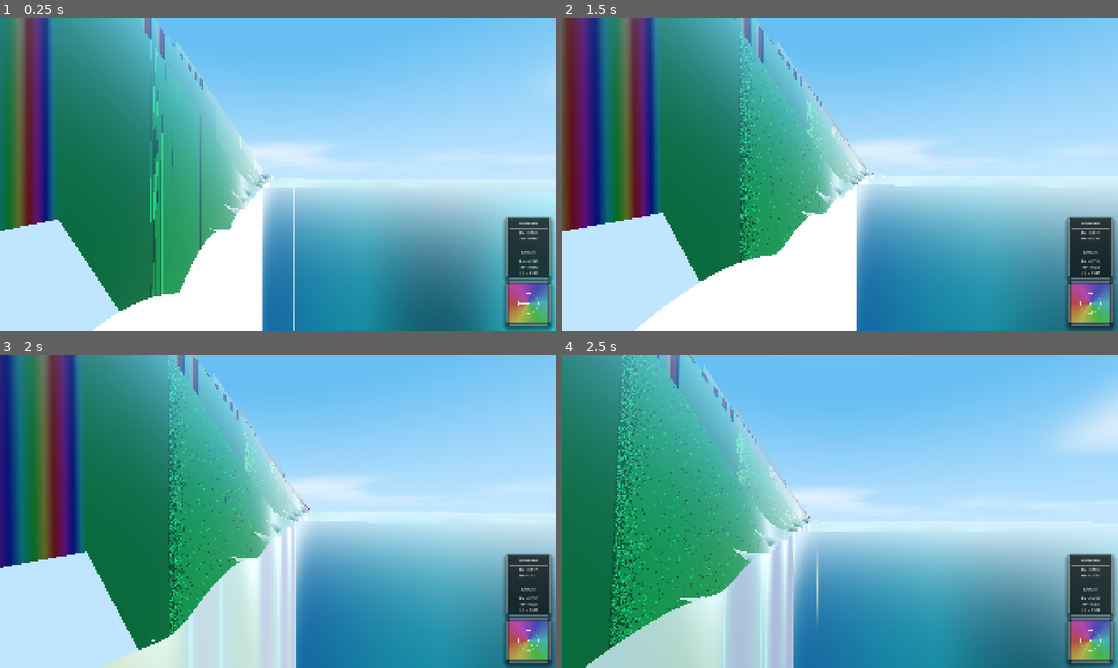
Above: before the commit, frames 1-4 (two rows, left to right).
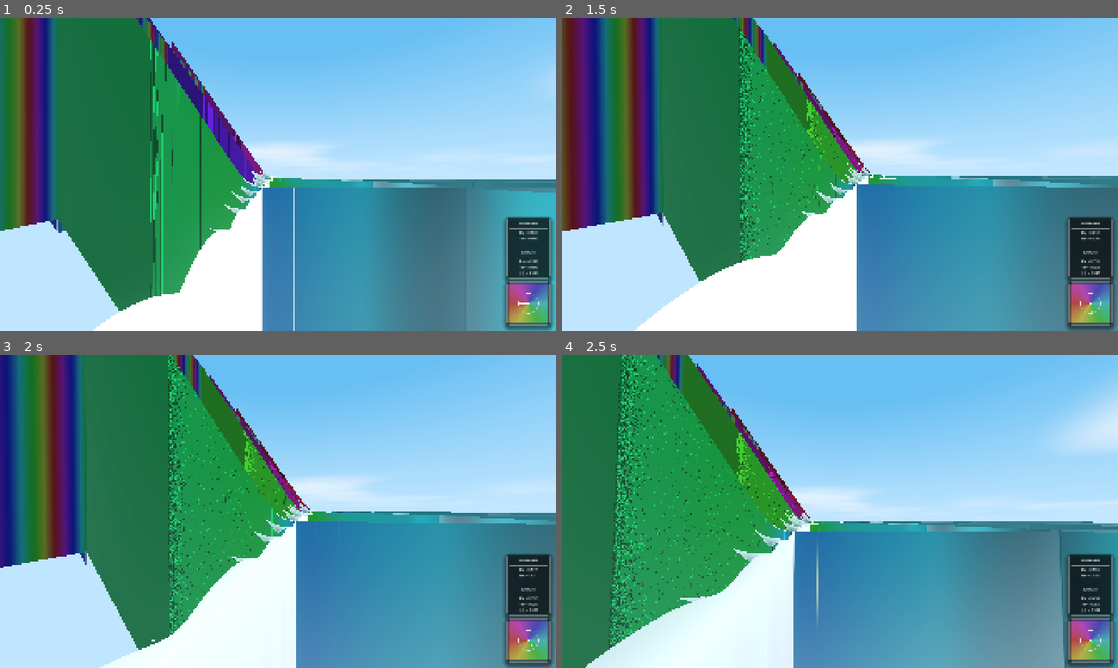
Above: after the commit, the same moments.

Repository: allanino/complex-functions-explorer
Game: Godot game, scene res://scenes/main.tscn
The game is run twice, just before and just after one commit, with the same random seed, the same clock (stepped at 60 frames per second) and the same inputs.
Inputs (mouse positions are in pixels of both pictures, inside the frame that each line leads up to):
- Up to frame 1 (0.25 s): no input
- Up to frame 2 (1.5 s): tap Enter at 0.5 s; move the mouse to (867, 174) at 0.52 s; hold W (move_forward) from 0.53 s (still down); tap G at 0.6 s; tap Space at 0.77 s; move the mouse to (812, 174) at 1.27 s; tap N at 1.35 s
- Up to frame 3 (2 s): keep holding W (move_forward); tap Space at 1.52 s
- Up to frame 4 (2.5 s): keep holding W (move_forward); move the mouse to (851, 505) at 2.02 s; tap C at 2.1 s

The runs differ from the first frame. In frame 1, 35% of the frame differs, in the area x 0-100%, y 0-100%; in frame 2, 31%; in frame 3, 40%; in frame 4, 47%.

Commit message:
Implement terrain LOD skirts with semantic vertex colors
Replaced standard PlaneMesh with a procedural ArrayMesh in the world manager to support vertical skirts at chunk boundaries. Skirts are used to hide gaps between adjacent terrain chunks with different Level of Detail (LOD) settings.

Key changes:
- Procedural mesh generation in `scripts/world_manager.gd` with CCW winding and duplicated perimeter vertices to prevent normal bleeding.
- Semantic vertex color masking: Color.WHITE for terrain, Color.RED for skirt tops, and Color.BLACK for skirt bottoms.
- Selective vertex displacement in `shaders/terrain.gdshader` for skirt bottom vertices.
- Normal calculation branching: terrain uses analytical field derivatives, while skirts use standard mesh normals.
- Expanded chunk AABB to prevent culling of deep skirts.
- Fixed a bug where LOD-specific shader iterations were incorrectly overwritten by the global value.

Co-authored-by: allanino <5325241+allanino@users.noreply.github.com>

Diff:
--- a/scripts/world_manager.gd
+++ b/scripts/world_manager.gd
@@ -196,13 +196,13 @@
 	var grid_to_skirt_bottom = {}
 	var perimeter_indices = []
 
-	# Top edge
+	# Top edge (z=0)
 	for x in range(vert_count): perimeter_indices.append(x)
-	# Right edge
+	# Right edge (x=subdivisions)
 	for z in range(1, vert_count): perimeter_indices.append(z * vert_count + subdivisions)
-	# Bottom edge
+	# Bottom edge (z=subdivisions)
 	for x in range(subdivisions - 1, -1, -1): perimeter_indices.append(subdivisions * vert_count + x)
-	# Left edge
+	# Left edge (x=0)
 	for z in range(subdivisions - 1, 0, -1): perimeter_indices.append(z * vert_count)
 
 	var current_v_idx = vert_count * vert_count
@@ -211,16 +211,15 @@
 		var z = g_idx / vert_count
 		var uv = Vector2(float(x) / subdivisions, float(z) / subdivisions)
 
-		# Skirt top vertex (Color.WHITE -> no displacement)
-		# We duplicate these vertices to avoid normal bleeding between terrain and skirt
-		st.set_color(Color.WHITE)
+		# Skirt top vertex (Color.RED: r=1 -> no displacement, b=0 -> mesh normal)
+		st.set_color(Color(1, 0, 0))
 		st.set_uv(uv)
 		st.add_vertex(Vector3(x * step - half_size, 0, z * step - half_size))
 		grid_to_skirt_top[g_idx] = current_v_idx
 		current_v_idx += 1
 
-		# Skirt bottom vertex (Color.BLACK -> 100.0 displacement in shader)
-		st.set_color(Color.BLACK)
+		# Skirt bottom vertex (Color.BLACK: r=0 -> displacement, b=0 -> mesh normal)
+		st.set_color(Color(0, 0, 0))
 		st.set_uv(uv)
 		st.add_vertex(Vector3(x * step - half_size, -0.01, z * step - half_size))
 		grid_to_skirt_bottom[g_idx] = current_v_idx
@@ -257,7 +256,6 @@
 
 		chunk.material_override.set_shader_parameter("lod_level", lod)
 		chunk.material_override.set_shader_parameter("iterations", iterations)
-		chunk.material_override.set_shader_parameter("iterations", Field.iterations)
 		chunk.material_override.set_shader_parameter("show_curves", Field.show_curves)
 		chunk.material_override.set_shader_parameter("show_critical_stripe", Field.show_critical_stripe)
 		chunk.material_override.set_shader_parameter("function_type", Field.function_type)
@@ -287,8 +285,8 @@
 	)
 
 	chunk.custom_aabb = AABB(
-		Vector3(-chunk_size * 0.5, -50, -chunk_size * 0.5),
-		Vector3(chunk_size, 100, chunk_size)
+		Vector3(-chunk_size * 0.5, -110, -chunk_size * 0.5),
+		Vector3(chunk_size, 220, chunk_size)
 	)
 
 	chunks[coord] = chunk
--- a/shaders/terrain.gdshader
+++ b/shaders/terrain.gdshader
@@ -71,8 +71,13 @@
         dh_dz = dmag_dz;
     }
 
-    v_normal = normalize(vec3(-dh_dx, 1.0, -dh_dz));
-    NORMAL = (MODEL_NORMAL_MATRIX * v_normal);
+    if (COLOR.b > 0.5) {
+        v_normal = normalize(vec3(-dh_dx, 1.0, -dh_dz));
+        NORMAL = (MODEL_NORMAL_MATRIX * v_normal);
+    } else {
+        v_normal = NORMAL;
+        // Use mesh NORMAL for the skirt
+    }
 }
 
 void fragment() {
